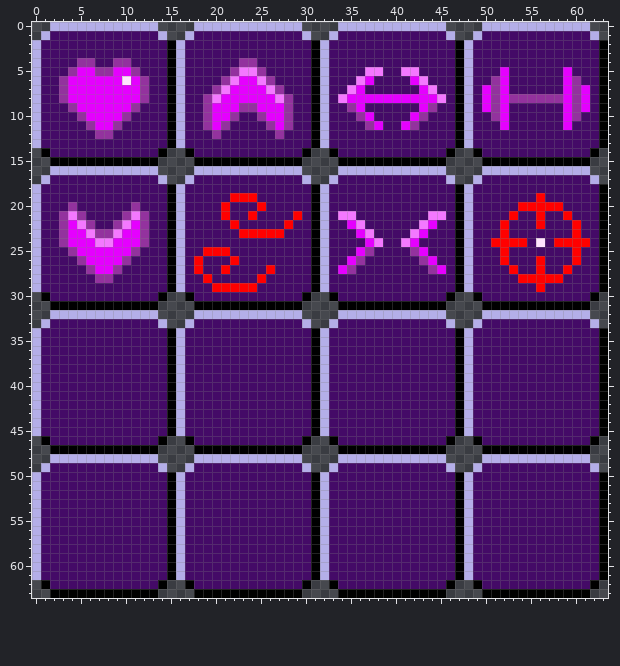
Pixel-art sprite: assets/sprite_sheet.png. The picture above is the old version.
The file is 64x64 pixels.
Now the later version:
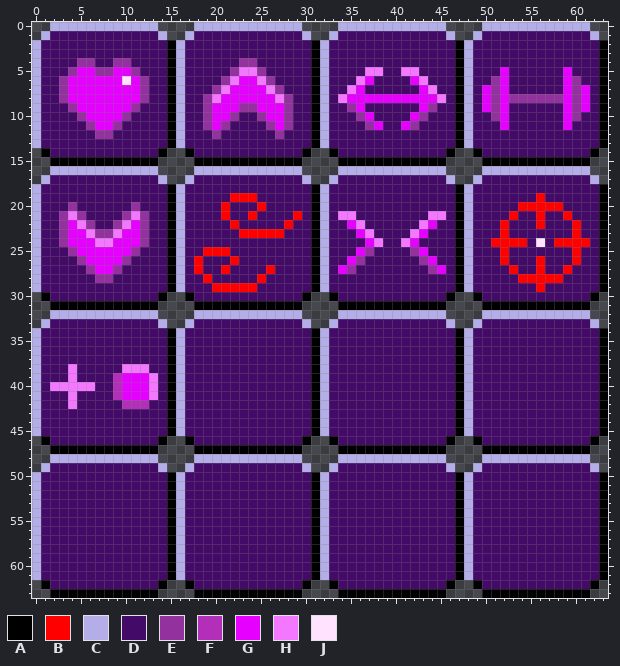
Palette (. is transparent): A #000000  B #ff0000  C #b4aee8  D #440a67  E #93329e  F #b32fba  G #e500ff  H #f478ff  J #ffe3fe
From old to new:
Changed rows in their new state; - is an unchanged pixel.
first column x 2:
38 --H-----HHH-
39 --H----FGGGH
40 HHHHH--FGGGH
41 --H----FGGGH
42 --H-----FFF-
Boxes around the changes in both pictures, in picture pixels (x1, y1, x2, y2):
changed: (50, 364, 158, 409)
